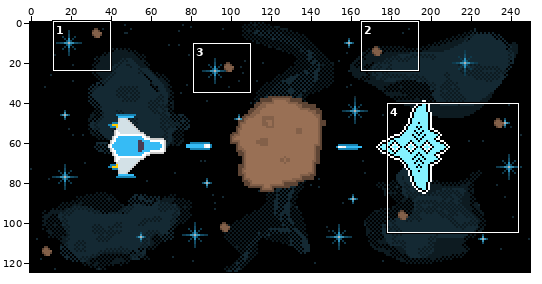
A pixel-art file gets an edit: assets/Art/itch/itch-project-banner.ase. Above: a wide view before the commit, with the close-up outlined.
Close-up. The starting point:
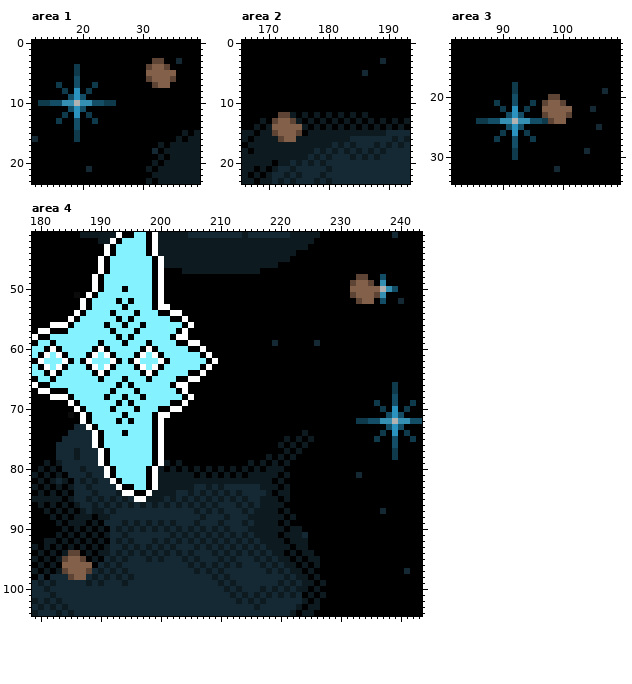
250x125 pixels, 1 frame. Shown: area 1: x 12..39, y 0..23; area 2: x 166..193, y 0..23; area 3: x 82..109, y 11..34; area 4: x 179..243, y 41..104. The commit also changed other parts of the picture, which this record leaves out.
New version:
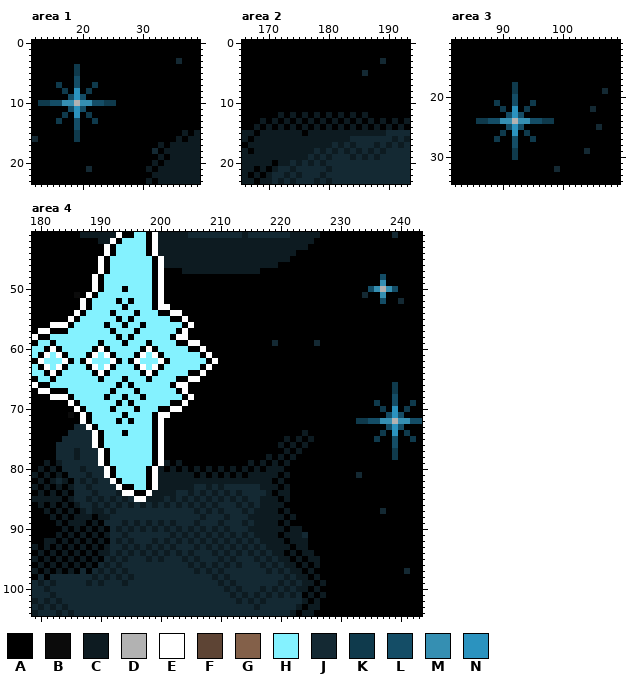
Palette (. is transparent): A #000000  B #0b0b0b  C #0d1b21  D #b2b2b2  E #ffffff  F #5d4434  G #836049  H #84f2ff  J #142933  K #0f3a4c  L #144d66  M #358fb2  N #2b93bf
Diff:
layer "Asteroids" now hidden
Area 1:
The edit turns colour F into colour A in row 3 at x 32 to 33; in row 4 at x 31 and 34; in row 6 at x 31 and 35; in row 7 at x 32.
The edit turns colour G into colour A in row 4 at x 32 to 33; in row 5 at x 31 to 35; in row 6 at x 32 to 34; in row 7 at x 33 to 34.
Area 2:
The edit turns colour F into colour A in row 12 at x 173; in row 13 at x 174.
The edit turns colour G into colour A in row 13 at x 172; in row 14 at x 171, 173 and 175.
The edit turns colour F into colour C in row 12 at x 172; in row 13 at x 171; in row 15 at x 171 and 175; in row 16 at x 172.
The edit turns colour G into colour C in row 13 at x 173; in row 14 at x 172 and 174; in row 15 at x 172 to 174; in row 16 at x 173 to 174.
Area 3:
The edit turns colour F into colour A in row 20 at x 98 to 99; in row 21 at x 97 and 100; in row 23 at x 97 and 101.
The edit turns colour G into colour A in row 21 at x 98 to 99; in row 22 at x 97 to 101; in row 23 at x 98 to 100; in row 24 at x 99 to 100.
The edit turns colour F into colour K in row 24 at x 98.
Area 4:
The edit turns colour F into colour A in row 48 at x 233 to 234; in row 49 at x 232 and 235; in row 51 at x 232 and 236; in row 52 at x 233; in row 94 at x 185; in row 95 at x 184.
The edit turns colour F into colour A in row 97 at x 184 and 188.
The edit turns colour G into colour A in row 49 at x 233 to 234; in row 50 at x 232 to 234; in row 51 at x 233 and 235; in row 52 at x 234 to 235; in row 95 at x 186; in row 96 at x 185 and 187.
The edit turns colour G into colour A in row 97 at x 186.
The edit turns colour F into colour C in row 94 at x 186; in row 95 at x 187.
The edit turns colour G into colour C in row 95 at x 185; in row 96 at x 184, 186 and 188; in row 97 at x 185.
The edit turns colour F into colour J in row 98 at x 185.
The edit turns colour G into colour J in row 51 at x 234; in row 97 at x 187; in row 98 at x 186 to 187.
The edit turns colour G into colour L in row 50 at x 235.
The edit turns colour G into colour M in row 50 at x 236.
Changed places in both close-ups, as pixel boxes (x1, y1, x2, y2):
changed: (146, 58, 176, 88)
changed: (272, 112, 302, 142)
changed: (542, 94, 572, 124)
changed: (350, 274, 380, 304)
changed: (62, 550, 92, 580)
